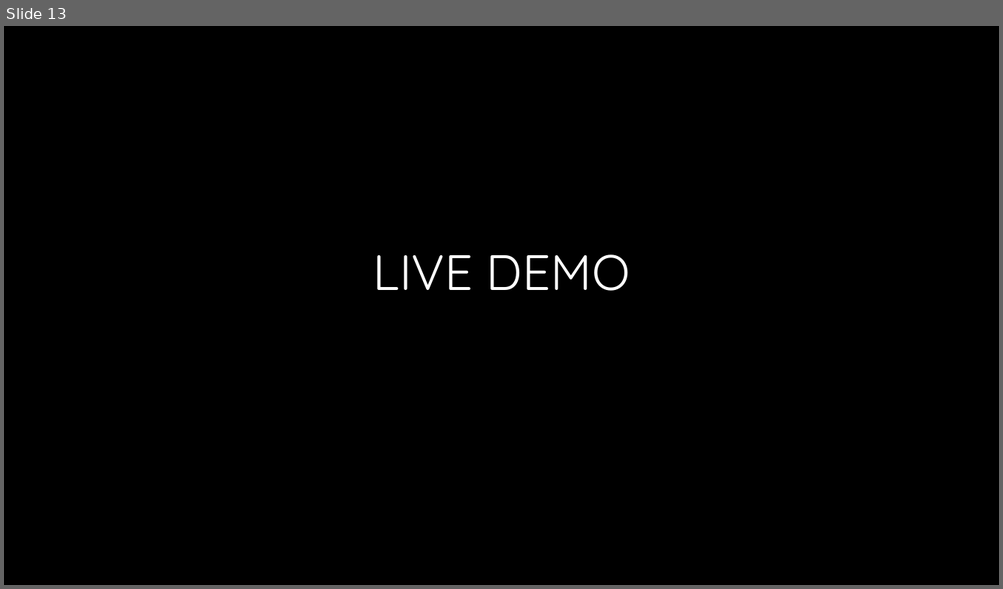
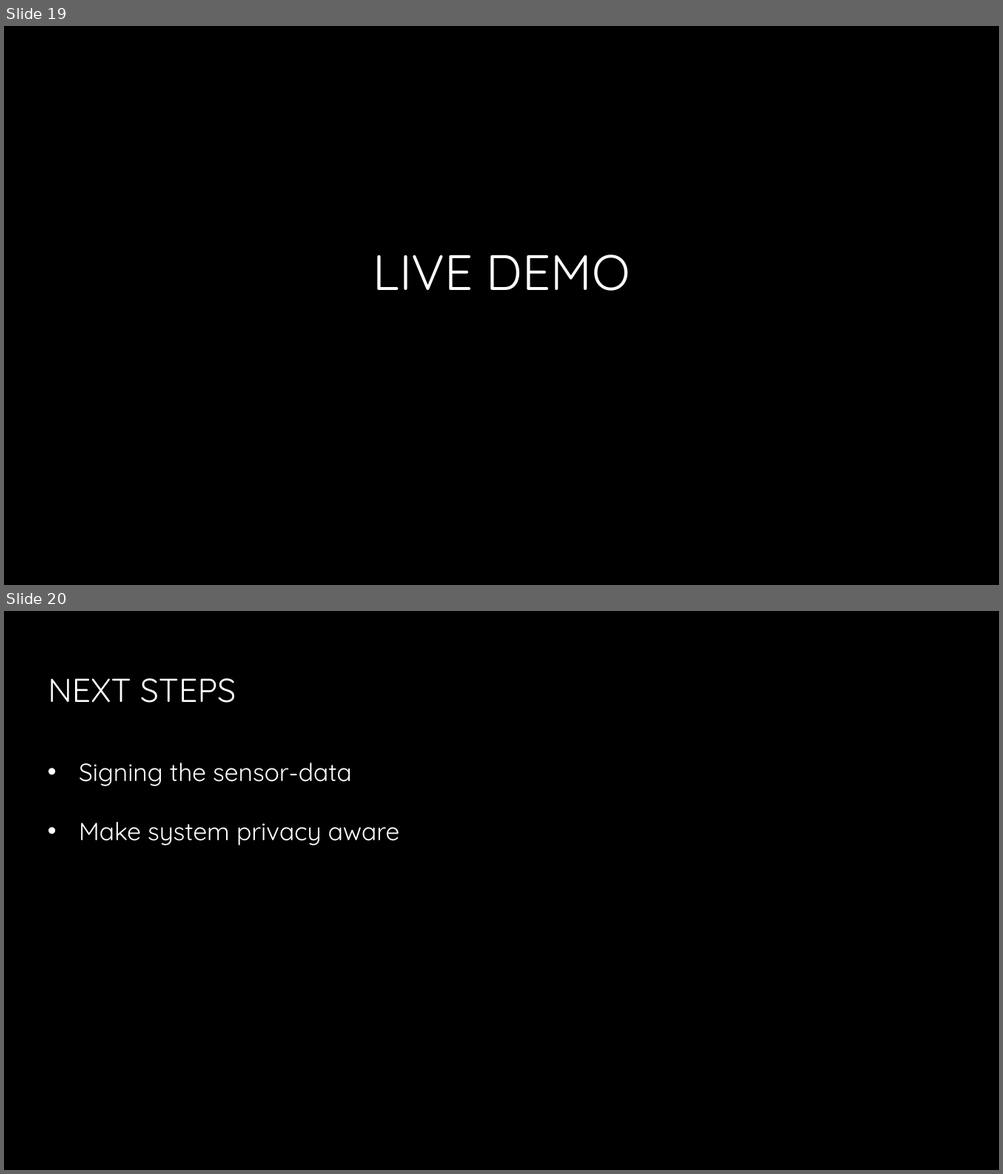
Before and after one commit to JacobEberhardt/decentralized-energy-trading, a slide deck: documentation/Milestone Presentation.pptx. Shown one above the other, each under a label of ours: slide 13 before the commit, slides 19 and 20 after it. The pictures are 1003x589 and 1003x1174 pixels, drawn with LibreOffice and Linux fonts; fonts in the diff are those of the drawing; background and template pictures are left out. Boxes give left, top, right and bottom in pixels: in the first picture for what was removed or moved away, otherwise in the second. Text is boxed around its words. In the diff, an @@ line names an element or a change of style, - is before the commit and + after.

```diff
--- a/documentation/Milestone Presentation.pptx
+++ b/documentation/Milestone Presentation.pptx
@@ slide 20 added at [4, 611, 999, 1170], background picture (left out) @@
@@ title added at [48, 678, 236, 703], 24 pt, text gradient #FFFFFF to #A6A6A6 @@
+NEXT STEPS
@@ text added at [79, 763, 399, 846], 18 pt, text #FFFFFF @@
+• Signing the sensor-data
+• Make system privacy aware
@@ what was slide 13 is now slide 19 @@
```
Also in this commit, not shown: 9 slides changed, 9 other slides added, 2 slides removed.
